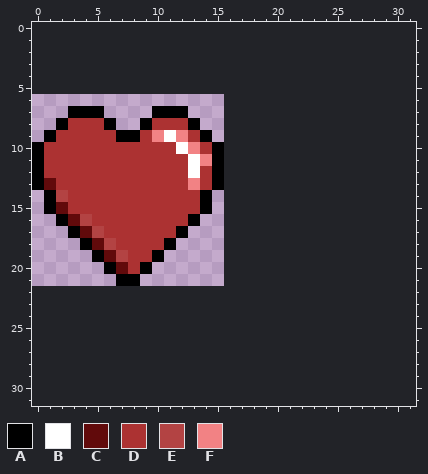
Pixel-art sprite, stored at sprites/icon/health.png. The picture above was drawn from the file before the commit.
The file is 16x16 pixels. The old version is drawn lined up with the new one, on the new canvas.
Palette (. is transparent): A #000000  B #ffffff  C #610a0b  D #ac3232  E #b34343  F #f28284
Pixels before, first column x 0:
 7 ...AAA....AAA...
 8 ..ADDDA..ADDDA..
 9 .ADDDDDAADFBFDA.
10 ADDDDDDDDDDDBFDA
11 ADDDDDDDDDDDDBFA
12 ADDDDDDDDDDDDBDA
13 ACDDDDDDDDDDDFDA
14 .AEDDDDDDDDDDDA.
15 .ACDDDDDDDDDDDA.
16 ..ACEDDDDDDDDA..
17 ...ACEDDDDDDA...
18 ....ACEDDDDA....
19 .....ACEDDA.....
20 ......ACDA......
21 .......AA.......
Once edited:
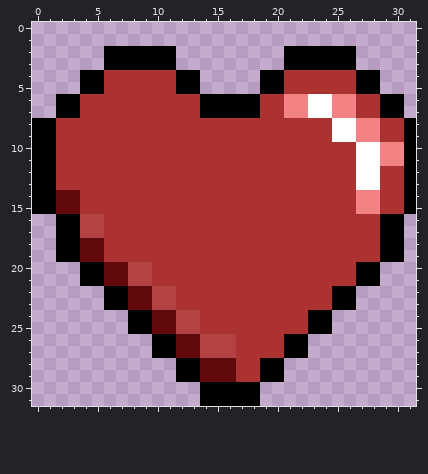
What changed:
canvas 16x16 -> 32x32, the old top-left corner now at 0,6
Changed rows in their new state; - is an unchanged pixel.
first column x 0:
 2 ------AAAAAA---------AAAAAA-----
 3 ------AAAAAA---------AAAAAA-----
 4 ----AADDDDDDAA-----AADDDDDDAA---
 5 ----AADDDDDDAA-----AADDDDDDAA---
 6 --AADDDDDDDDDDAAAAADDFFBBFFDDAA-
 7 --A-DDDDDDDDDDAAAAADDFFBBFFDDAA-
 8 AAD---DDDD---DDDDDDDDDDDDBBFFDDA
 9 A------DD-DDD-DDDDDDDDDDDBBFFDDA
10 -A----------DD-DDDDDDDDDDDDBBFFA
11 -A-----------DDDDDDDDDDDDDDBBFFA
12 -A-----------D-DDDDDDDDDDDDBBDDA
13 -A-----------D-DDDDDDDDDDDDBBDDA
14 A-CC----------DDDDDDDDDDDDDFFDDA
15 A--C----------DDDDDDDDDDDDDFFDDA
16 ---A-E-------DDDDDDDDDDDDDDDDAA-
17 --A-E-------DDDDDDDDDDDDDDDDDAA-
18 --AAC-D----DDDDDDDDDDDDDDDDDDAA-
19 --AACCDD--DDDDDDDDDDDDDDDDDDDAA-
20 ----AAC-EEDDDDDDDDDDDDDDDDDAA---
21 ----AACCEEDDDDDDDDDDDDDDDDDAA---
22 ------AACCEEDDDDDDDDDDDDDAA-----
23 ------AACCEEDDDDDDDDDDDDDAA-----
24 --------AACCEEDDDDDDDDDAA-------
25 --------AACCEEDDDDDDDDDAA-------
26 ----------AACCEEEDDDDAA---------
27 ----------AACCEEEDDDDAA---------
28 ------------AACCCDDAA-----------
29 ------------AACCCDDAA-----------
30 --------------AAAAA-------------
31 --------------AAAAA-------------
